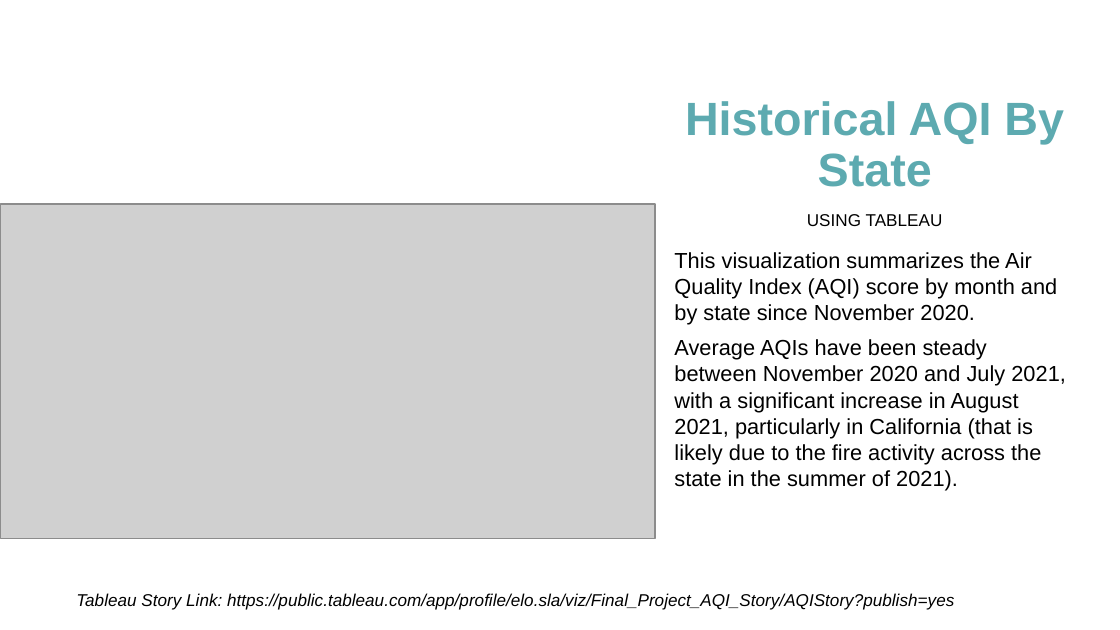
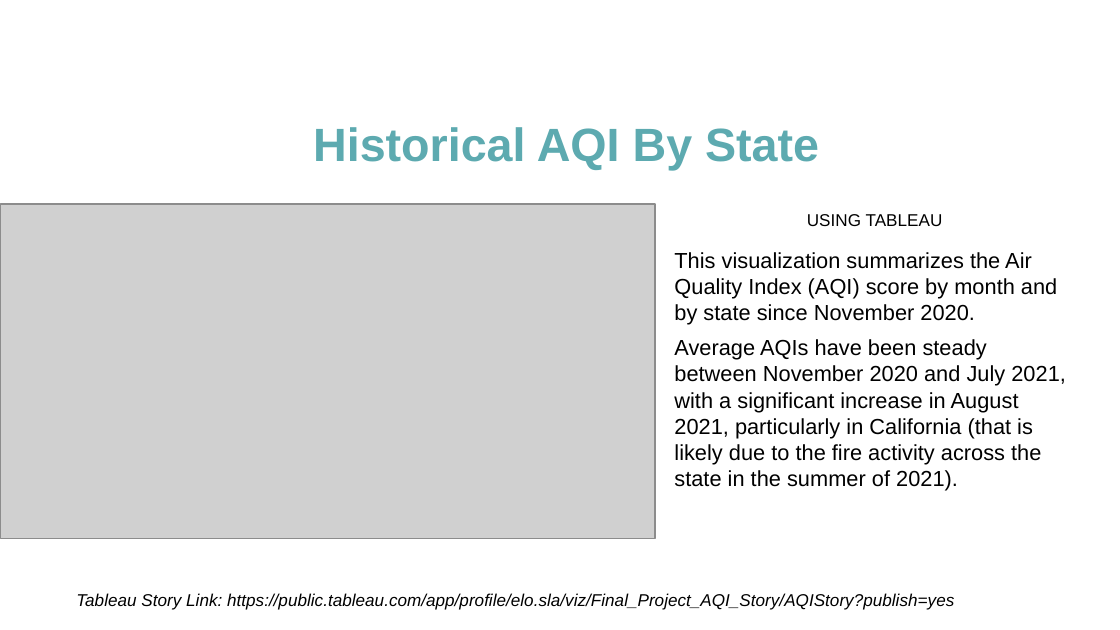
Before and after one commit to mereilly/AQI_Module_20_Final_Project, a slide deck: slide 10 of OpenWeather_AQI_Presentation_Final.pptx. Drawn at 1120x630 pixels with LibreOffice and Linux fonts; fonts in the diff are those of the drawing; grey boxes stand for pictures. Boxes give left, top, right and bottom in pixels: in the first picture for what was removed or moved away, otherwise in the second. Text is boxed around its words. In the diff, an @@ line names an element or a change of style, - is before the commit and + after.

```diff
--- a/OpenWeather_AQI_Presentation_Final.pptx
+++ b/OpenWeather_AQI_Presentation_Final.pptx
@@ title "Historical AQI By State" rewrapped from bbox=[685, 101, 1064, 187] to bbox=[313, 127, 819, 170] @@
```
Also in this commit, not shown: 6 other slides changed, 2 other files.
